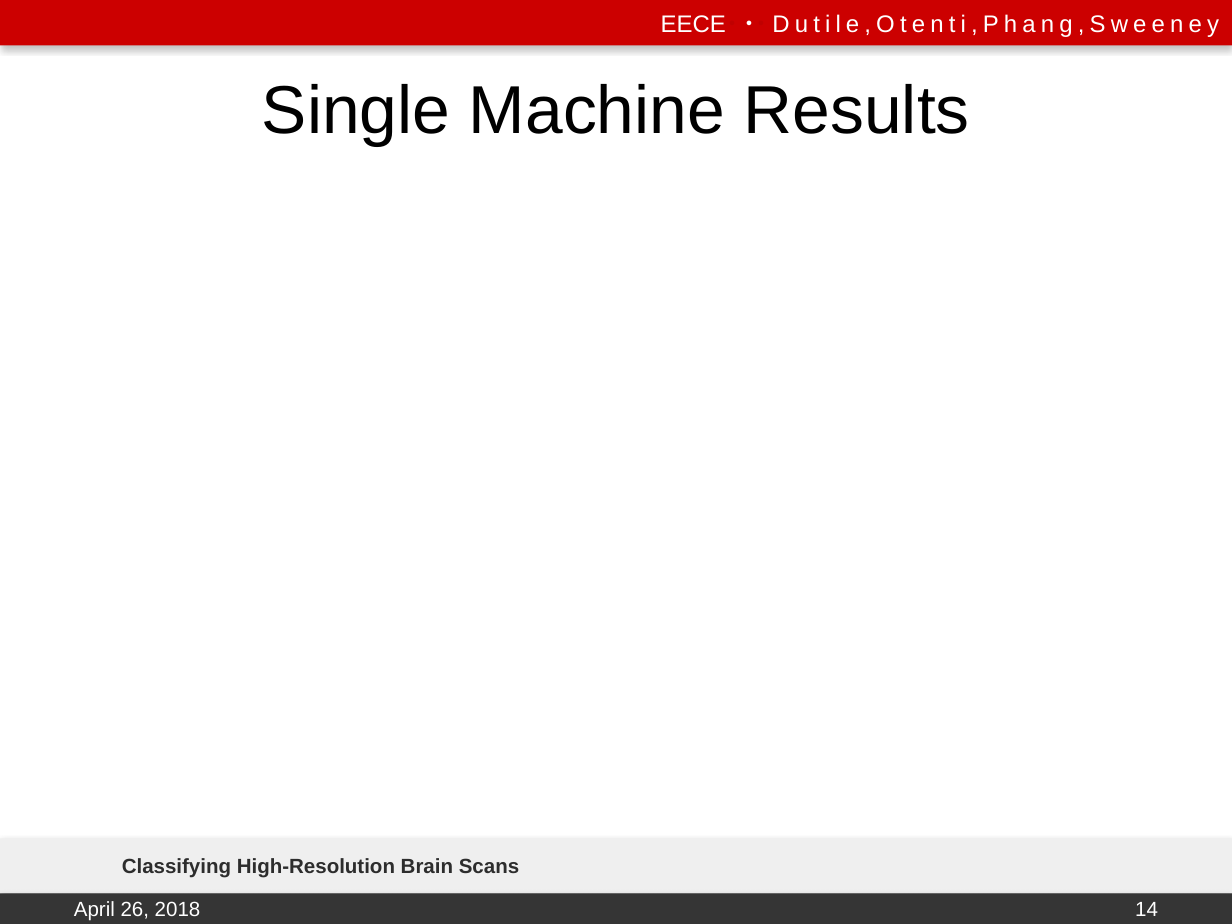
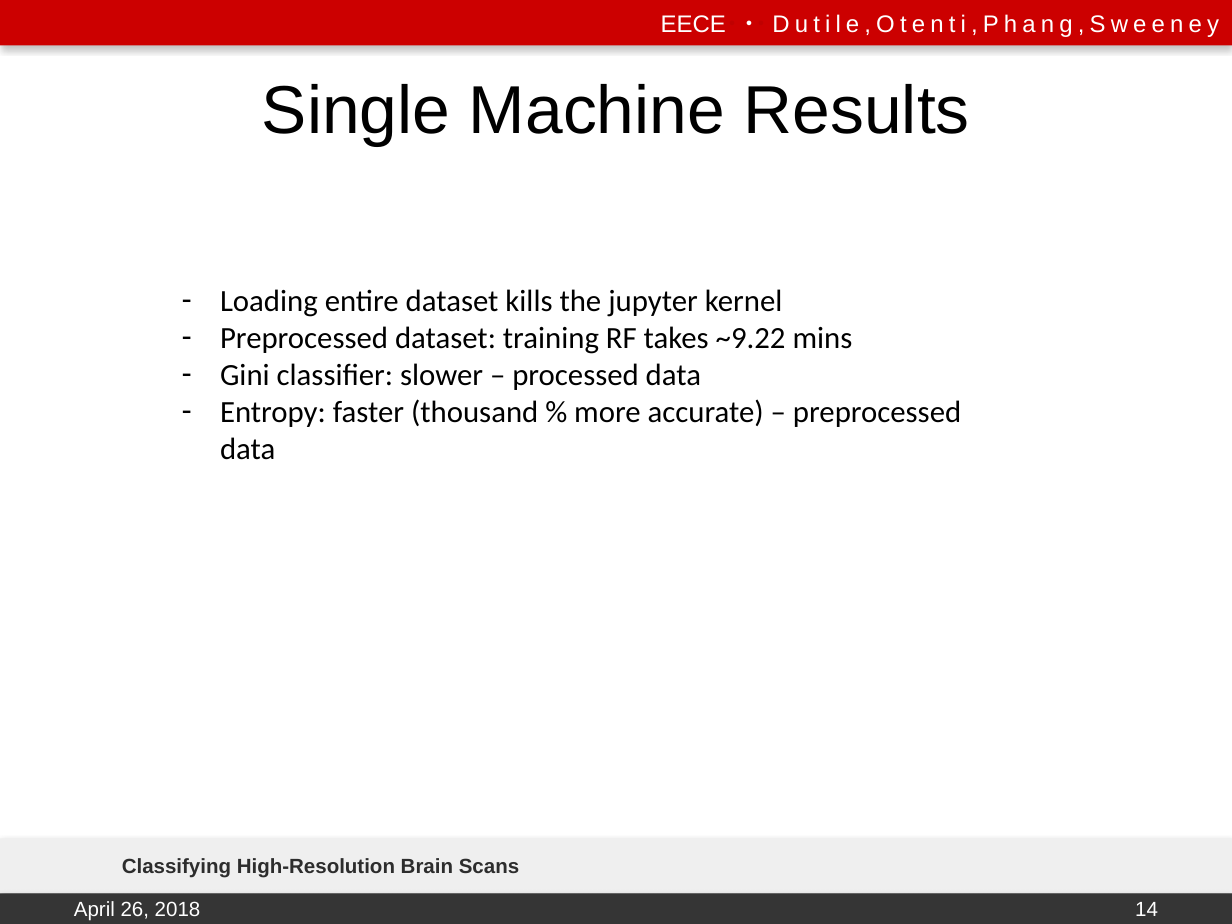
Before and after one commit to emily-jean/ml-brains, a slide deck: slide 14 of presentation/DutileOtentiPhangSweeney.pptx. Drawn at 1232x924 pixels with LibreOffice and Linux fonts; fonts in the diff are those of the drawing; background and template pictures are left out. Boxes give left, top, right and bottom in pixels: in the first picture for what was removed or moved away, otherwise in the second. Text is boxed around its words. In the diff, an @@ line names an element or a change of style, - is before the commit and + after.

Commit message:
presentation update

```diff
--- a/presentation/DutileOtentiPhangSweeney.pptx
+++ b/presentation/DutileOtentiPhangSweeney.pptx
@@ text added at [220, 289, 961, 460], 18 pt, text #000000 @@
+– Loading entire dataset kills the jupyter kernel
+– Preprocessed dataset: training RF takes ~9.22 mins
+– Gini classifier: slower – processed data
+– Entropy: faster (thousand % more accurate) – preprocessed data
```
Also in this commit, not shown: 2 other slides changed.
